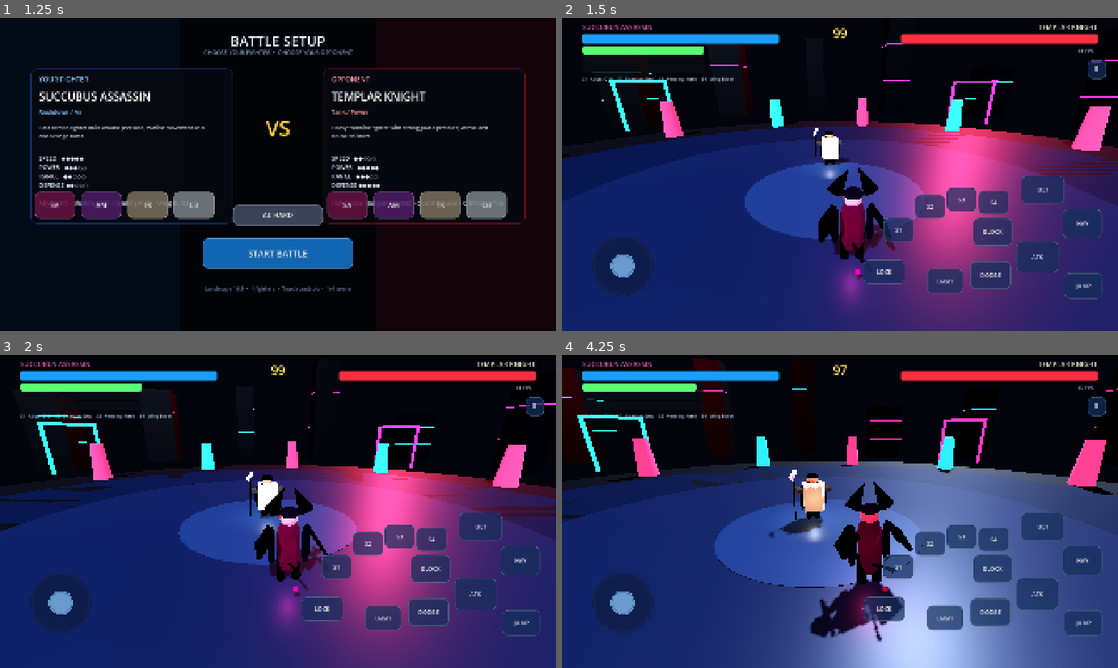
Above: before the commit, frames 1-4 (two rows, left to right).
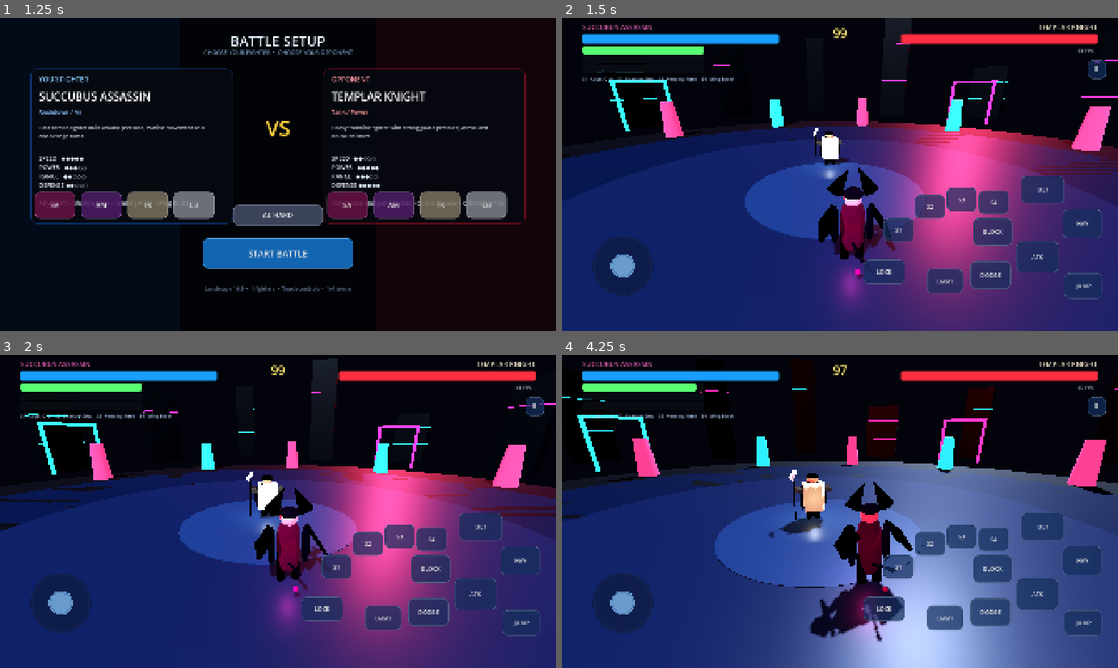
Above: after the commit, the same moments.

Repository: psgkri-design/AnimeArenaFighter
Game: Godot game, scene res://scenes/main.tscn
Same seed, same stepped clock (60 frames per second), same inputs: the game is played once before the commit and once after it.
Inputs (mouse positions are in pixels of both pictures, inside the frame that each line leads up to):
- Up to frame 1 (1.25 s): click "AI: NORMAL" at 0.5 s
- Up to frame 2 (1.5 s): click "START BATTLE" at 1.25 s
- Up to frame 3 (2 s): no input
- Up to frame 4 (4.25 s): drag from (623, 602) to (895, 442) at 2.02 s; drag from (728, 527) to (812, 574) at 2.77 s; move the mouse to (895, 442) at 3.52 s; hold D (move_right) from 3.53 s (still down); tap L (dodge) at 3.6 s

Frame 1 is identical in both runs. In frame 2, 0.4% of the frame differs, in the area x 5-97%, y 0-28%; in frame 3, 0.7%; in frame 4, 2.3%, in the area x 0-100%, y 1-29%.
Error before the commit: Parse Error: Cannot infer the type of "desired" variable because the value doesn't have a set type. (res://scripts/projectile.gd:62)

Commit message:
v0.2.2 fix remaining startup compile errors

Diff:
--- a/scripts/arena_game.gd
+++ b/scripts/arena_game.gd
@@ -132,7 +132,6 @@
     body_mesh.size = Vector3(width, height, width * 0.82)
     body.mesh = body_mesh
     body.position = pos + Vector3.UP * (height * 0.5 - 0.25)
-    body.look_at(Vector3(0, body.position.y, 0), Vector3.UP)
 
     var body_mat := StandardMaterial3D.new()
     body_mat.albedo_color = Color(0.018,0.025,0.052)
@@ -140,6 +139,7 @@
     body_mat.roughness = 0.42
     body.material_override = body_mat
     parent.add_child(body)
+    body.look_at(Vector3(0, body.position.y, 0), Vector3.UP)
 
     for band_index in range(2):
         var band := MeshInstance3D.new()
--- a/scripts/projectile.gd
+++ b/scripts/projectile.gd
@@ -59,7 +59,7 @@
         return
 
     if is_instance_valid(target):
-        var desired := (target.global_position + Vector3.UP - global_position).normalized() * speed
+        var desired: Vector3 = (target.global_position + Vector3.UP - global_position).normalized() * speed
         velocity = velocity.lerp(desired, clampf(delta * 3.2, 0.0, 1.0))
 
     global_position += velocity * delta
Not shown, changed: UPDATE_LOG.txt
